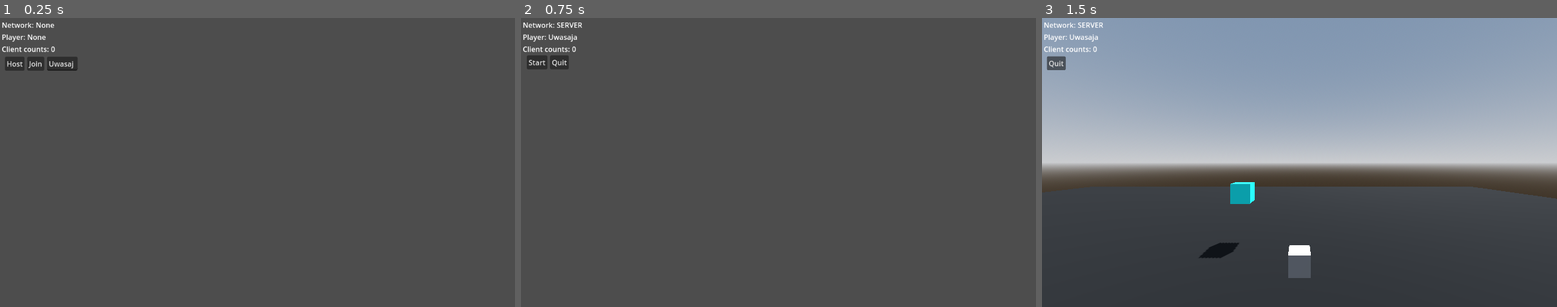
Above: before the commit, frames 1-3 (left to right).
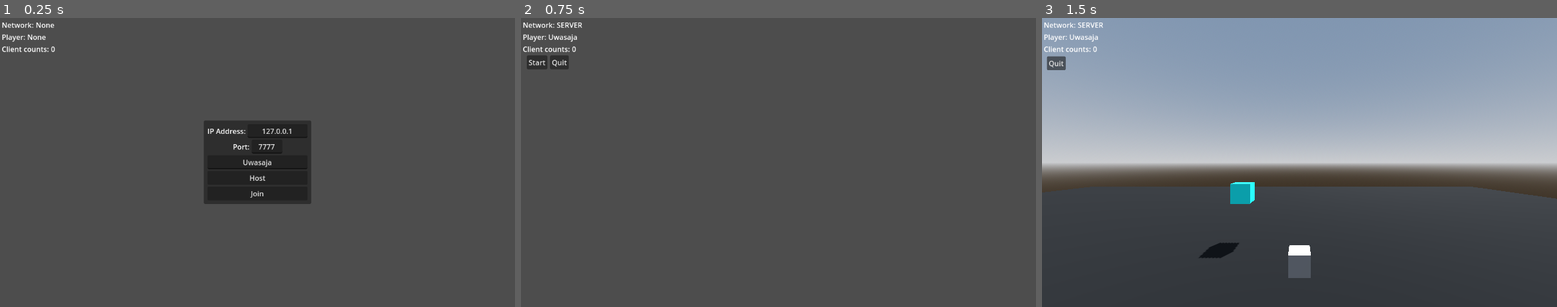
Above: after the commit, the same moments.

Repository: Lightnet/gd_multiplayer_capsule
Game: Godot game, scene res://scenes/main.tscn
Two runs of this game, one before a commit and one after it. Both use one fixed random seed, a clock stepped at 60 frames per second and the inputs below.
Inputs:
- Up to frame 1 (0.25 s): no input
- Up to frame 2 (0.75 s): click "Host" at 0.5 s
- Up to frame 3 (1.5 s): click "Start" at 1.25 s

The runs differ from the first frame. In frame 1, 6.5% of the frame differs, in the area x 1-61%, y 13-65%; in frame 2, nothing differs; in frame 3, nothing differs.

Commit message:
rework ui to add address and port.

Diff:
--- a/scenes/main.tscn
+++ b/scenes/main.tscn
@@ -119,36 +119,74 @@
 
 [node name="gui_network" type="Control" parent="CanvasLayer"]
 layout_mode = 3
-anchors_preset = 0
-offset_left = 1.0
-offset_top = 80.0
-offset_right = 192.0
-offset_bottom = 124.0
+anchors_preset = 15
+anchor_right = 1.0
+anchor_bottom = 1.0
+grow_horizontal = 2
+grow_vertical = 2
 mouse_filter = 2
 
-[node name="Host" type="Button" parent="CanvasLayer/gui_network"]
-layout_mode = 0
-offset_left = 10.0
-offset_top = 7.0
-offset_right = 54.0
-offset_bottom = 38.0
+[node name="CenterContainer" type="CenterContainer" parent="CanvasLayer/gui_network"]
+layout_mode = 1
+anchors_preset = 15
+anchor_right = 1.0
+anchor_bottom = 1.0
+grow_horizontal = 2
+grow_vertical = 2
+
+[node name="PanelContainer" type="PanelContainer" parent="CanvasLayer/gui_network/CenterContainer"]
+layout_mode = 2
+
+[node name="MarginContainer" type="MarginContainer" parent="CanvasLayer/gui_network/CenterContainer/PanelContainer"]
+layout_mode = 2
+theme_override_constants/margin_left = 8
+theme_override_constants/margin_top = 8
+theme_override_constants/margin_right = 8
+theme_override_constants/margin_bottom = 8
+
+[node name="VBoxContainer" type="VBoxContainer" parent="CanvasLayer/gui_network/CenterContainer/PanelContainer/MarginContainer"]
+layout_mode = 2
+
+[node name="HBoxContainer" type="HBoxContainer" parent="CanvasLayer/gui_network/CenterContainer/PanelContainer/MarginContainer/VBoxContainer"]
+layout_mode = 2
+
+[node name="Label" type="Label" parent="CanvasLayer/gui_network/CenterContainer/PanelContainer/MarginContainer/VBoxContainer/HBoxContainer"]
+layout_mode = 2
+text = "IP Address:"
+
+[node name="LineEdit_Address" type="LineEdit" parent="CanvasLayer/gui_network/CenterContainer/PanelContainer/MarginContainer/VBoxContainer/HBoxContainer"]
+custom_minimum_size = Vector2(134, 0)
+layout_mode = 2
+text = "127.0.0.1"
+placeholder_text = "IP Address"
+alignment = 1
+
+[node name="HBoxContainer2" type="HBoxContainer" parent="CanvasLayer/gui_network/CenterContainer/PanelContainer/MarginContainer/VBoxContainer"]
+layout_mode = 2
+alignment = 1
+
+[node name="Label2" type="Label" parent="CanvasLayer/gui_network/CenterContainer/PanelContainer/MarginContainer/VBoxContainer/HBoxContainer2"]
+layout_mode = 2
+text = "Port:"
+
+[node name="LineEdit_Port" type="LineEdit" parent="CanvasLayer/gui_network/CenterContainer/PanelContainer/MarginContainer/VBoxContainer/HBoxContainer2"]
+layout_mode = 2
+text = "7777"
+placeholder_text = "port"
+alignment = 1
+
+[node name="LineEdit_Player" type="LineEdit" parent="CanvasLayer/gui_network/CenterContainer/PanelContainer/MarginContainer/VBoxContainer"]
+layout_mode = 2
+placeholder_text = "Player Name"
+alignment = 1
+
+[node name="Host" type="Button" parent="CanvasLayer/gui_network/CenterContainer/PanelContainer/MarginContainer/VBoxContainer"]
+layout_mode = 2
 text = "Host"
 
-[node name="Join" type="Button" parent="CanvasLayer/gui_network"]
-layout_mode = 0
-offset_left = 60.0
-offset_top = 7.0
-offset_right = 98.0
-offset_bottom = 38.0
+[node name="Join" type="Button" parent="CanvasLayer/gui_network/CenterContainer/PanelContainer/MarginContainer/VBoxContainer"]
+layout_mode = 2
 text = "Join"
-
-[node name="LineEdit_Player" type="LineEdit" parent="CanvasLayer/gui_network"]
-layout_mode = 0
-offset_left = 104.0
-offset_top = 7.0
-offset_right = 172.563
-offset_bottom = 38.0
-placeholder_text = "Player Name"
 
 [node name="gui_lobby" type="Control" parent="CanvasLayer"]
 visible = false
@@ -195,8 +233,8 @@
 [node name="SpawnPoint" type="Node3D" parent="."]
 transform = Transform3D(1, 0, 0, 0, 1, 0, 0, 0, 1, 3, 2, 0)
 
-[connection signal="pressed" from="CanvasLayer/gui_network/Host" to="." method="_on_host_pressed"]
-[connection signal="pressed" from="CanvasLayer/gui_network/Join" to="." method="_on_join_pressed"]
+[connection signal="pressed" from="CanvasLayer/gui_network/CenterContainer/PanelContainer/MarginContainer/VBoxContainer/Host" to="." method="_on_host_pressed"]
+[connection signal="pressed" from="CanvasLayer/gui_network/CenterContainer/PanelContainer/MarginContainer/VBoxContainer/Join" to="." method="_on_join_pressed"]
 [connection signal="pressed" from="CanvasLayer/gui_lobby/Start" to="." method="_on_start_pressed"]
 [connection signal="pressed" from="CanvasLayer/gui_lobby/Quit" to="." method="_on_quit_pressed"]
 [connection signal="pressed" from="CanvasLayer/gui_game/Quit" to="." method="_on_quit_pressed"]
--- a/scripts/main.gd
+++ b/scripts/main.gd
@@ -3,12 +3,15 @@
 @onready var gui_lobby: Control = $CanvasLayer/gui_lobby
 @onready var gui_network: Control = $CanvasLayer/gui_network
 @onready var label_network_type: Label = $CanvasLayer/VBoxContainer/HBoxContainer/Label_NetworkType
-@onready var line_edit_player: LineEdit = $CanvasLayer/gui_network/LineEdit_Player
+@onready var line_edit_player: LineEdit = $CanvasLayer/gui_network/CenterContainer/PanelContainer/MarginContainer/VBoxContainer/LineEdit_Player
 @onready var label_player: Label = $CanvasLayer/VBoxContainer/HBoxContainer2/Label_Player
 @onready var gui_game: Control = $CanvasLayer/gui_game
 @onready var spawn_point: Node3D = $SpawnPoint
 @onready var start: Button = $CanvasLayer/gui_lobby/Start
 @onready var label_counts: Label = $CanvasLayer/VBoxContainer/HBoxContainer3/Label_Counts
+
+@onready var line_edit_address: LineEdit = $CanvasLayer/gui_network/CenterContainer/PanelContainer/MarginContainer/VBoxContainer/HBoxContainer/LineEdit_Address
+@onready var line_edit_port: LineEdit = $CanvasLayer/gui_network/CenterContainer/PanelContainer/MarginContainer/VBoxContainer/HBoxContainer2/LineEdit_Port
 
 var peer = ENetMultiplayerPeer.new()
 @export var player_scene:PackedScene
@@ -28,12 +31,24 @@
 	multiplayer.peer_connected.connect(_on_player_connected)
 	multiplayer.peer_disconnected.connect(_on_player_disconnected)
 	multiplayer.server_disconnected.connect(_on_server_disconnected)
+	multiplayer.connection_failed.connect(_on_connected_fail)
 	line_edit_player.text = Global.generate_random_name()
+
+# note this has delay or say try to connect to server
+func _on_connected_fail():
+	print("connect fail")
+	multiplayer.multiplayer_peer.close()
+	multiplayer.multiplayer_peer = null
+	gui_network.show()
+	gui_lobby.hide()
+	#pass
 
 func _on_host_pressed() -> void:
 	player_info["name"] = line_edit_player.text
 	label_player.text = line_edit_player.text
-	peer.create_server(1027)
+	var port:int = line_edit_port.text.to_int()
+	if port:
+		peer.create_server(port)
 	multiplayer.multiplayer_peer = peer
 	#multiplayer.peer_connected.connect(add_player)
 	#add_player()
@@ -45,8 +60,13 @@
 func _on_join_pressed() -> void:
 	player_info["name"] = line_edit_player.text
 	label_player.text = line_edit_player.text
-	peer.create_client("127.0.0.1",1027)
-	multiplayer.multiplayer_peer = peer
+	var port:int = line_edit_port.text.to_int()
+	var address:String = line_edit_address.text
+
+	peer.create_client(address, port)
+	#multiplayer.multiplayer_peer = peer
+	multiplayer.set_multiplayer_peer(peer)
+
 	gui_network.hide()
 	gui_lobby.show()
 	start.disabled = true #disable button for client
Not shown, changed: README.md
